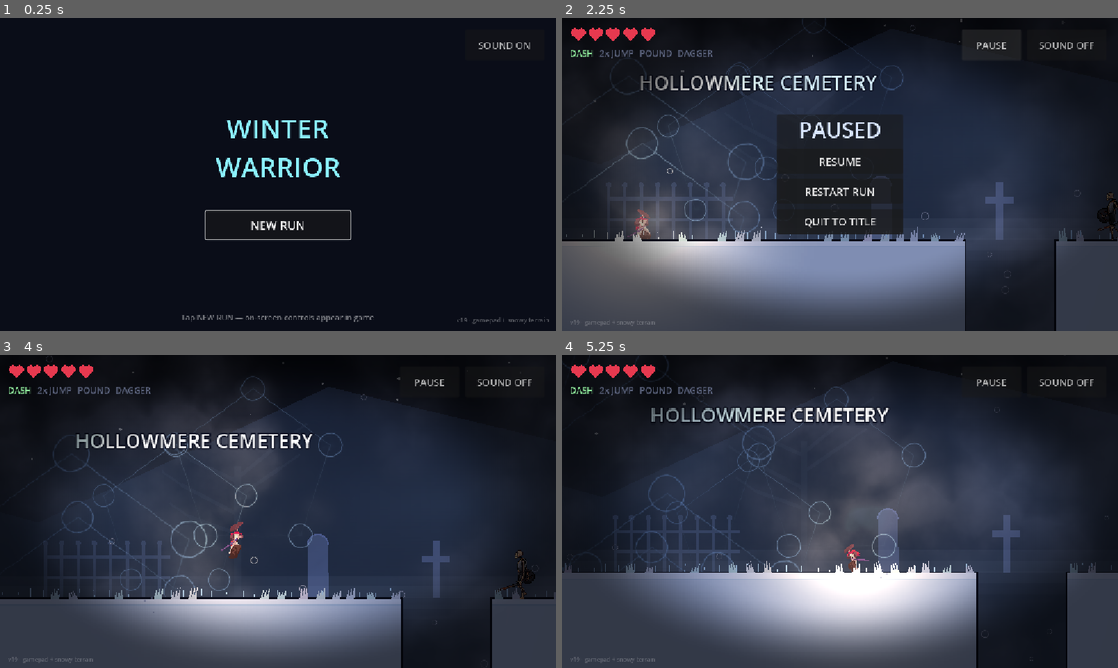
Above: before the commit, frames 1-4 (two rows, left to right).
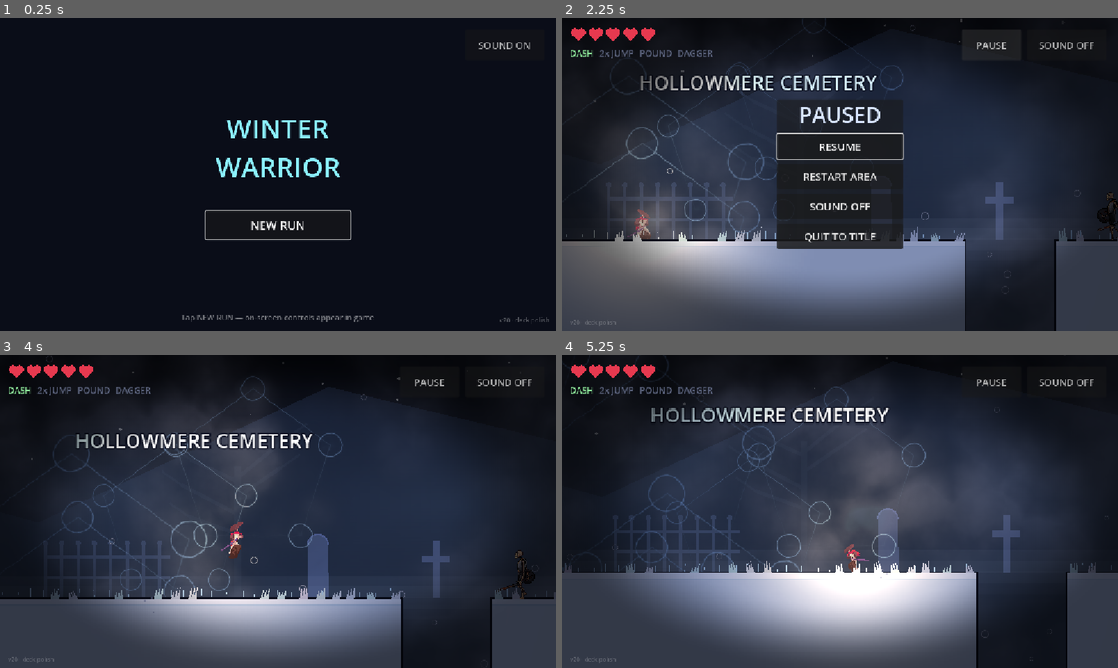
Above: after the commit, the same moments.

Repository: OuterHeavenX/godot-metroidvania-starter
Game: Godot game, scene res://src/ui/title.tscn
Same seed, same stepped clock (60 frames per second), same inputs: the game is played once before the commit and once after it.
Inputs (mouse positions are in pixels of both pictures, inside the frame that each line leads up to):
- Up to frame 1 (0.25 s): no input
- Up to frame 2 (2.25 s): click "SOUND ON" at 0.5 s; click "NEW RUN" at 1.25 s; click "PAUSE" at 2 s
- Up to frame 3 (4 s): click "RESTART RUN" (after the commit: "RESTART AREA") at 2.75 s; tap S (pound) at 3.5, 3.8 s; move the mouse to (400, 495) at 3.52 s; hold D (move_right) from 3.53 s (still down); tap Shift (dash) at 3.6 s; click (400, 495) at 3.67 s; tap Space (jump) at 3.77 s
- Up to frame 4 (5.25 s): tap Space (jump) at 4.07 s; release D (move_right) at 4.25 s; tap S (pound) at 4.25, 5 s; drag from (728, 527) to (1084, 542) at 4.27 s; move the mouse to (895, 442) at 5.02 s; hold A (move_left) from 5.03 s (still down); tap K (throw) at 5.1 s

The runs differ from the first frame. In frame 1, less than 0.1% of the frame differs, in the area x 82-99%, y 95-98%; in frame 2, 3.2%, in the area x 2-62%, y 26-99%; in frame 3, less than 0.1%; in frame 4, less than 0.1%.

Commit message:
Make pause and menus work on a gamepad; fix B opening the pause menu
Pause was Godot's default ui_cancel, which includes joypad B -- the same
button mapped to throw -- so every dagger throw on the Steam Deck also
paused the game. ui_cancel is now Esc + Start only.

The pause and area-clear menus had every button unfocusable, so a
controller could neither resume nor continue past AREA CLEAR. Buttons
now take focus (Resume / Next Area focused on open), a Sound toggle joins
the pause menu, and "Restart run" is labelled for what it does: restart
the area from its checkpoint.

Dash was bound to button 4, which is Back/View rather than LB (9). Fixed,
and the left stick now moves while D-pad down also pounds, mirroring
the keyboard's S / down arrow.

Control hints -- the HUD legend, the title legend and in-world signs --
now name the control on the device in use via MVInputGlyphs, so a Deck
player reads "press A in midair" instead of "press S / down".

Co-Authored-By: Claude Fable 5.1 <noreply@anthropic.com>
Claude-Session: https://claude.ai/code/session_013yZuMsb7eCfvafe9efr3m9

Diff:
--- a/project.godot
+++ b/project.godot
@@ -30,14 +30,16 @@
 "deadzone": 0.5,
 "events": [Object(InputEventKey,"resource_local_to_scene":false,"resource_name":"","device":-1,"window_id":0,"alt_press …(192 unchanged characters)…
 Object(InputEventKey,"resource_local_to_scene":false,"resource_name":"","device":-1,"window_id":0,"alt_pressed":false," …(185 unchanged characters)…
-Object(InputEventJoypadButton,"resource_local_to_scene":false,"resource_name":"","device":-1,"button_index":13,"pressure":0.0,"pressed":false,"script":null)
+Object(InputEventJoypadButton,"resource_local_to_scene":false,"resource_name":"","device":-1,"button_index":13,"pressure":0.0,"pressed":false,"script":null),
+Object(InputEventJoypadMotion,"resource_local_to_scene":false,"resource_name":"","device":-1,"axis":0,"axis_value":-1.0,"script":null)
 ]
 }
 move_right={
 "deadzone": 0.5,
 "events": [Object(InputEventKey,"resource_local_to_scene":false,"resource_name":"","device":-1,"window_id":0,"alt_press …(193 unchanged characters)…
 Object(InputEventKey,"resource_local_to_scene":false,"resource_name":"","device":-1,"window_id":0,"alt_pressed":false," …(185 unchanged characters)…
-Object(InputEventJoypadButton,"resource_local_to_scene":false,"resource_name":"","device":-1,"button_index":14,"pressure":0.0,"pressed":false,"script":null)
+Object(InputEventJoypadButton,"resource_local_to_scene":false,"resource_name":"","device":-1,"button_index":14,"pressure":0.0,"pressed":false,"script":null),
+Object(InputEventJoypadMotion,"resource_local_to_scene":false,"resource_name":"","device":-1,"axis":0,"axis_value":1.0,"script":null)
 ]
 }
 jump={
@@ -49,7 +51,7 @@
 dash={
 "deadzone": 0.5,
 "events": [Object(InputEventKey,"resource_local_to_scene":false,"resource_name":"","device":-1,"window_id":0,"alt_press …(196 unchanged characters)…
-Object(InputEventJoypadButton,"resource_local_to_scene":false,"resource_name":"","device":-1,"button_index":4,"pressure":0.0,"pressed":false,"script":null)
+Object(InputEventJoypadButton,"resource_local_to_scene":false,"resource_name":"","device":-1,"button_index":9,"pressure":0.0,"pressed":false,"script":null)
 ]
 }
 attack={
@@ -63,7 +65,8 @@
 "deadzone": 0.5,
 "events": [Object(InputEventKey,"resource_local_to_scene":false,"resource_name":"","device":-1,"window_id":0,"alt_press …(193 unchanged characters)…
 Object(InputEventKey,"resource_local_to_scene":false,"resource_name":"","device":-1,"window_id":0,"alt_pressed":false," …(185 unchanged characters)…
-Object(InputEventJoypadButton,"resource_local_to_scene":false,"resource_name":"","device":-1,"button_index":0,"pressure":0.0,"pressed":false,"script":null)
+Object(InputEventJoypadButton,"resource_local_to_scene":false,"resource_name":"","device":-1,"button_index":0,"pressure":0.0,"pressed":false,"script":null),
+Object(InputEventJoypadButton,"resource_local_to_scene":false,"resource_name":"","device":-1,"button_index":12,"pressure":0.0,"pressed":false,"script":null)
 ]
 }
 
@@ -72,6 +75,13 @@
 "events": [Object(InputEventKey,"resource_local_to_scene":false,"resource_name":"","device":-1,"window_id":0,"alt_press …(193 unchanged characters)…
 Object(InputEventKey,"resource_local_to_scene":false,"resource_name":"","device":-1,"window_id":0,"alt_pressed":false," …(181 unchanged characters)…
 Object(InputEventJoypadButton,"resource_local_to_scene":false,"resource_name":"","device":-1,"button_index":1,"pressure":0.0,"pressed":false,"script":null)
+]
+}
+
+ui_cancel={
+"deadzone": 0.5,
+"events": [Object(InputEventKey,"resource_local_to_scene":false,"resource_name":"","device":-1,"window_id":0,"alt_pressed":false,"shift_pressed":false,"ctrl_pressed":false,"meta_pressed":false,"pressed":false,"keycode":4194305,"physical_keycode":0,"key_label":0,"unicode":0,"location":0,"echo":false,"script":null),
+Object(InputEventJoypadButton,"resource_local_to_scene":false,"resource_name":"","device":-1,"button_index":6,"pressure":0.0,"pressed":false,"script":null)
 ]
 }
 
--- a/src/build_info.gd
+++ b/src/build_info.gd
@@ -8,8 +8,8 @@
 ## was no way for either side of the conversation to tell which export was
 ## actually live. Bump this whenever the published build changes, and the
 ## answer is on screen.
-const VERSION := "v19"
-const NOTE := "gamepad + snowy terrain"
+const VERSION := "v20"
+const NOTE := "deck polish"
 
 
 static func label() -> String:
--- a/src/levels/level_01.tres
+++ b/src/levels/level_01.tres
@@ -83,7 +83,7 @@
 [sub_resource type="Resource" id="Resource_qvahq"]
 script = ExtResource("2_sp832")
 text = "GROUND POUND:
-press S / ↓ in midair"
+press {POUND} in midair"
 position = Vector2(2640, -240)
 
 [sub_resource type="Resource" id="Resource_pbfgv"]
--- a/src/levels/level_03.tres
+++ b/src/levels/level_03.tres
@@ -114,7 +114,7 @@
 
 [sub_resource type="Resource" id="armoury_hint_01"]
 script = ExtResource("hint")
-text = "DAGGERS: press K\nor tap THROW"
+text = "DAGGERS: press {THROW}\nor tap THROW"
 position = Vector2(860, -250)
 
 [sub_resource type="Resource" id="armoury_hint_02"]
--- a/src/presentation/level_presentation.gd
+++ b/src/presentation/level_presentation.gd
@@ -8,7 +8,7 @@
 	AudioMan.play_music(data.music)
 	for h in data.hints:
 		var hint := Label.new()
-		hint.text = h.text
+		hint.text = MVInputGlyphs.fmt(h.text)
 		hint.position = h.position
 		hint.add_theme_font_size_override("font_size", 26)
 		hint.add_theme_color_override("font_color", Color("cfe0ff"))
--- a/src/ui/hud.gd
+++ b/src/ui/hud.gd
@@ -14,11 +14,14 @@
 @onready var restart_button: Button = $Overlay / PausePanel / Panel / VBox / Restart
 @onready var again_button: Button = $Overlay / WinPanel / Panel / VBox / Again
 @onready var title_button: Button = $Overlay / PausePanel / Panel / VBox / Title2
+@onready var sound_button: Button = $Overlay / PausePanel / Panel / VBox / Sound
 @onready var win_time: Label = $Overlay / WinPanel / Panel / VBox / Time
 @onready var key_hint: Label = $Hint
 @onready var win_title: Label = $Overlay / WinPanel / Panel / VBox / Title
 @onready var win_sub: Label = $Overlay / WinPanel / Panel / VBox / Sub
 @onready var build_label: Label = $Build
+
+const LEGEND := "{MOVE}: move · {JUMP}: jump · {DASH}: dash · {POUND}: pound · {THROW}: throw · {PAUSE}: pause · Stomp enemies · Find the orbs"
 
 var boss_bar: VBoxContainer
 var won := false
@@ -38,7 +41,14 @@
 	restart_button.pressed.connect(restart)
 	again_button.pressed.connect(_on_again)
 	title_button.pressed.connect(quit_to_title)
+	sound_button.pressed.connect(_on_mute_pressed)
+	_refresh_legend()
+	Input.joy_connection_changed.connect(func (_device: int, _connected: bool) -> void: _refresh_legend())
 	apply_touch_layout(DisplayServer.is_touchscreen_available())
+
+
+func _refresh_legend() -> void:
+	key_hint.text = MVInputGlyphs.fmt(LEGEND)
 
 
 ## Phone layout. Taken as an argument rather than read from DisplayServer so a
@@ -74,6 +84,8 @@
 		return
 	get_tree().paused = p
 	pause_panel.visible = p
+	if p:
+		resume_button.grab_focus()
 	_show_touch_controls(not p)
 	AudioMan.play("ui_click")
 
@@ -109,6 +121,7 @@
 	win_time.visible = true
 	again_button.text = "NEXT AREA"
 	win_panel.visible = true
+	again_button.grab_focus()
 	pause_panel.visible = false
 	_show_touch_controls(false)
 	get_tree().paused = true
@@ -137,6 +150,7 @@
 
 func _refresh_mute_label() -> void:
 	mute_button.text = "SOUND OFF" if AudioMan.is_muted() else "SOUND ON"
+	sound_button.text = mute_button.text
 
 
 func set_hearts(hp: int, max_hp: int) -> void:
@@ -167,6 +181,7 @@
 	else:
 		win_time.visible = false
 	win_panel.visible = true
+	again_button.grab_focus()
 	pause_panel.visible = false
 	_show_touch_controls(false)
 	get_tree().paused = true
--- a/src/ui/hud.tscn
+++ b/src/ui/hud.tscn
@@ -127,21 +127,24 @@
 [node name="Resume" type="Button" parent="Overlay/PausePanel/Panel/VBox" unique_id=785453205]
 custom_minimum_size = Vector2(260, 52)
 layout_mode = 2
-focus_mode = 0
 theme_override_font_sizes/font_size = 22
 text = "RESUME"
 
 [node name="Restart" type="Button" parent="Overlay/PausePanel/Panel/VBox" unique_id=785453206]
 custom_minimum_size = Vector2(260, 52)
 layout_mode = 2
-focus_mode = 0
 theme_override_font_sizes/font_size = 22
-text = "RESTART RUN"
+text = "RESTART AREA"
+
+[node name="Sound" type="Button" parent="Overlay/PausePanel/Panel/VBox" unique_id=785453210]
+custom_minimum_size = Vector2(260, 52)
+layout_mode = 2
+theme_override_font_sizes/font_size = 22
+text = "SOUND ON"
 
 [node name="Title2" type="Button" parent="Overlay/PausePanel/Panel/VBox" unique_id=785453208]
 custom_minimum_size = Vector2(260, 52)
 layout_mode = 2
-focus_mode = 0
 theme_override_font_sizes/font_size = 22
 text = "QUIT TO TITLE"
 
@@ -182,6 +185,5 @@
 [node name="Again" type="Button" parent="Overlay/WinPanel/Panel/VBox" unique_id=785453207]
 custom_minimum_size = Vector2(260, 52)
 layout_mode = 2
-focus_mode = 0
 theme_override_font_sizes/font_size = 22
 text = "PLAY AGAIN"
--- /dev/null
+++ b/src/ui/input_glyphs.gd
@@ -0,0 +1,30 @@
+class_name MVInputGlyphs
+extends RefCounted
+
+## Names each action's control on whichever device is in use, so authored text
+## can say {POUND} and read "S / ↓" on a keyboard or "A" on a gamepad.
+
+const KEYBOARD := {
+	"MOVE": "A/D or arrows", "JUMP": "Space", "DASH": "Shift", "ATTACK": "J",
+	"POUND": "S / ↓", "THROW": "K", "PAUSE": "Esc",
+}
+const GAMEPAD := {
+	"MOVE": "D-pad / stick", "JUMP": "Y", "DASH": "LB", "ATTACK": "X",
+	"POUND": "A", "THROW": "B", "PAUSE": "START",
+}
+
+
+static func gamepad() -> bool:
+	return not Input.get_connected_joypads().is_empty()
+
+
+static func fmt(text: String) -> String:
+	return fmt_for(text, gamepad())
+
+
+static func fmt_for(text: String, pad: bool) -> String:
+	var table: Dictionary = GAMEPAD if pad else KEYBOARD
+	var out := text
+	for key in table:
+		out = out.replace("{%s}" % key, table[key])
+	return out
--- a/src/ui/title.gd
+++ b/src/ui/title.gd
@@ -21,6 +21,8 @@
 	stats.text = _stats_line()
 	($Build as Label).text = MVBuild.label()
 	apply_touch_layout(DisplayServer.is_touchscreen_available())
+	Input.joy_connection_changed.connect(func (_device: int, _connected: bool) -> void:
+		apply_touch_layout(DisplayServer.is_touchscreen_available()))
 	if continue_button.visible:
 		continue_button.grab_focus()
 	else:
@@ -30,7 +32,7 @@
 ## See MVHud.apply_touch_layout for why this takes the flag as an argument.
 func apply_touch_layout(touch: bool) -> void:
 	$Hint.text = ("Tap NEW RUN — on-screen controls appear in game" if touch
-		else "A/D or arrows: move · Space: jump · Shift: dash · S/↓: pound · Esc: pause")
+		else MVInputGlyphs.fmt("{MOVE}: move · {JUMP}: jump · {DASH}: dash · {POUND}: pound · {THROW}: throw · {PAUSE}: pause"))
 	mute_button.add_theme_font_size_override("font_size", 20 if touch else 14)
 	mute_button.offset_top = 24.0 if touch else 14.0
 	mute_button.offset_bottom = 88.0 if touch else 54.0
--- a/src/ui/title.tscn
+++ b/src/ui/title.tscn
@@ -76,7 +76,7 @@
 offset_bottom = -12.0
 theme_override_colors/font_color = Color(1, 1, 1, 0.45)
 theme_override_font_sizes/font_size = 16
-text = "Keyboard: A/D, Space, Shift, S · Gamepad: D-pad, Y, LB, A · Esc: pause"
+text = "A/D or arrows: move · Space: jump · Shift: dash · S / ↓: pound · K: throw · Esc: pause"
 horizontal_alignment = 1
 
 [node name="MuteButton" type="Button" parent="." unique_id=6200010]
Not shown, changed: ITCH_IO_GUIDE.md
